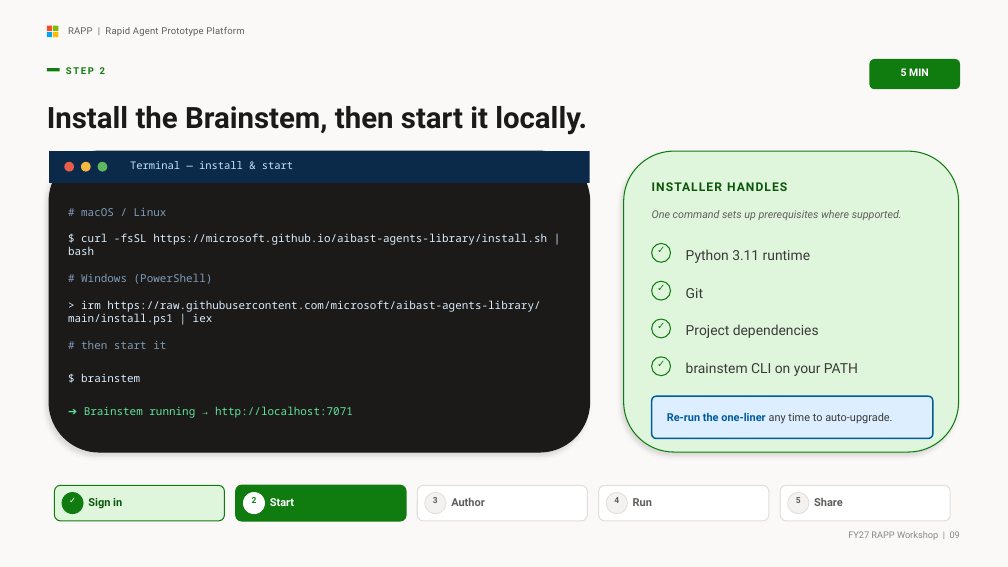
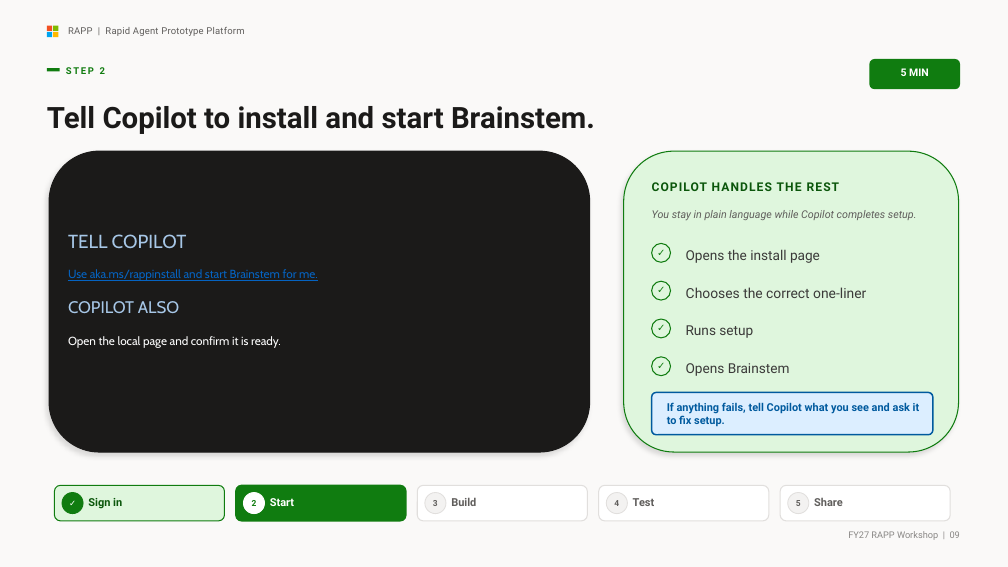
Before and after one commit to kody-w/aibast-agents-library, a slide deck: slide 9 of docs/rapp-workshop/downloads/FY27 RAPP Workshop Deck.pptx. Drawn at 1008x567 pixels with LibreOffice and Linux fonts; fonts in the diff are those of the drawing. Boxes give left, top, right and bottom in pixels: in the first picture for what was removed or moved away, otherwise in the second. Text is boxed around its words. In the diff, an @@ line names an element or a change of style, - is before the commit and + after.

```diff
--- a/docs/rapp-workshop/downloads/FY27 RAPP Workshop Deck.pptx
+++ b/docs/rapp-workshop/downloads/FY27 RAPP Workshop Deck.pptx
@@ text at bbox=[47, 106, 595, 134]: text changed @@
-Install the Brainstem, then start it locally.
+Tell Copilot to install and start Brainstem.
@@ rectangle removed at bbox=[49, 151, 590, 183] @@
@@ ellipse removed at bbox=[64, 162, 74, 172] @@
@@ ellipse removed at bbox=[81, 162, 91, 172] @@
@@ ellipse removed at bbox=[98, 162, 107, 172] @@
@@ text removed at bbox=[130, 161, 293, 169] @@
-Terminal — install & start
@@ text at bbox=[652, 182, 840, 191]: text changed @@
-INSTALLER HANDLES
+COPILOT HANDLES THE REST
@@ text at bbox=[68, 234, 187, 249]: text changed; size 10.4 to 18 pt; font Noto Sans Mono to Cabin; text colour #7F9CB8 to #A7C7E7 @@
-# macOS / Linux
+TELL COPILOT
@@ text at bbox=[652, 210, 917, 220]: text changed @@
-One command sets up prerequisites where supported.
+You stay in plain language while Copilot completes setup.
@@ text at bbox=[68, 269, 318, 281]: text changed; size 10.4 to 11.2 pt; font Noto Sans Mono to Cabin; text colour #DCEEFF to #0563C1 @@
-$ curl -fsSL https://microsoft.github.io/aibast-agents-library/install.sh | bash
+Use aka.ms/rappinstall and start Brainstem for me.
@@ text at bbox=[686, 249, 820, 263]: text changed; size 13.2 to 13 pt @@
-Python 3.11 runtime
+Opens the install page
@@ text at bbox=[686, 287, 866, 298]: text changed @@
-Git
+Chooses the correct one-liner
@@ text at bbox=[68, 301, 179, 314]: text changed; size 10.4 to 16 pt; font Noto Sans Mono to Cabin; text colour #7F9CB8 to #A7C7E7 @@
-# Windows (PowerShell)
+COPILOT ALSO
@@ text at bbox=[686, 325, 753, 338]: text changed; size 13.2 to 13 pt @@
-Project dependencies
+Runs setup
@@ text at bbox=[68, 336, 281, 348]: text changed; size 10.4 to 11.2 pt; font Noto Sans Mono to Cabin; text colour #DCEEFF to #FFFFFF @@
-> irm https://raw.githubusercontent.com/microsoft/aibast-agents-library/main/install.ps1 | iex
+Open the local page and confirm it is ready.
@@ text removed at bbox=[81, 341, 166, 349] @@
-# then start it
@@ text removed at bbox=[81, 373, 140, 382] @@
-$ brainstem
@@ text at bbox=[686, 363, 790, 376]: text changed; size 13.2 to 13 pt @@
-brainstem CLI on your PATH
+Opens Brainstem
@@ text removed at bbox=[84, 406, 353, 418] @@
-➔ Brainstem running → http://localhost:7071
@@ rounded rectangle: place and size @@
-rounded rectangle at bbox=[652, 396, 933, 439]
+rounded rectangle at bbox=[652, 392, 933, 435]
@@ text at bbox=[667, 401, 920, 427]: text changed; text colour #3B3A39 to #005A9E; bold on @@
-Re-run the one-liner any time to auto-upgrade.
+If anything fails, tell Copilot what you see and ask it to fix setup.
@@ text at bbox=[451, 497, 476, 506]: text changed @@
-Author
+Build
@@ text at bbox=[633, 498, 655, 506]: text changed @@
-Run
+Test
```
Also in this commit, not shown: 20 other slides changed, 1 slide added, 1 slide removed.
